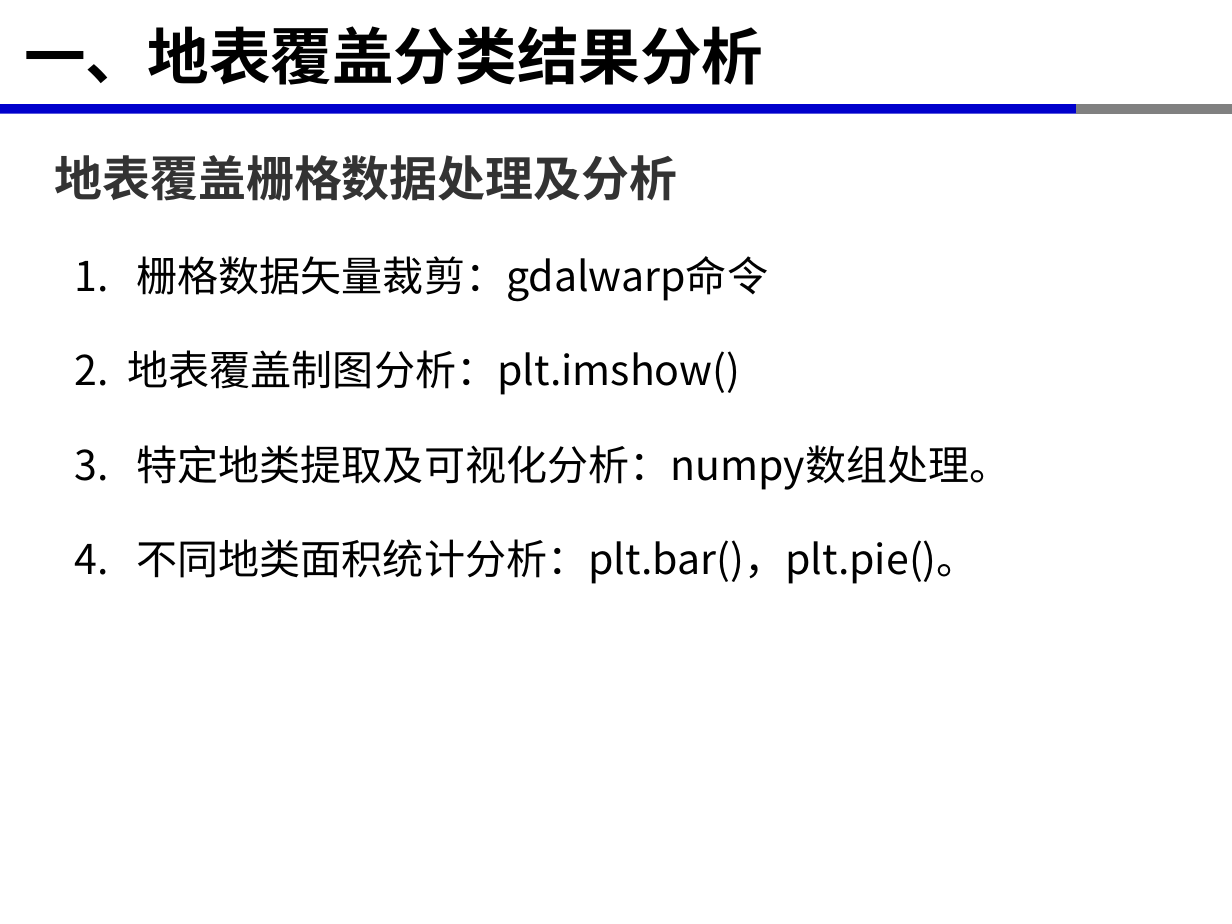
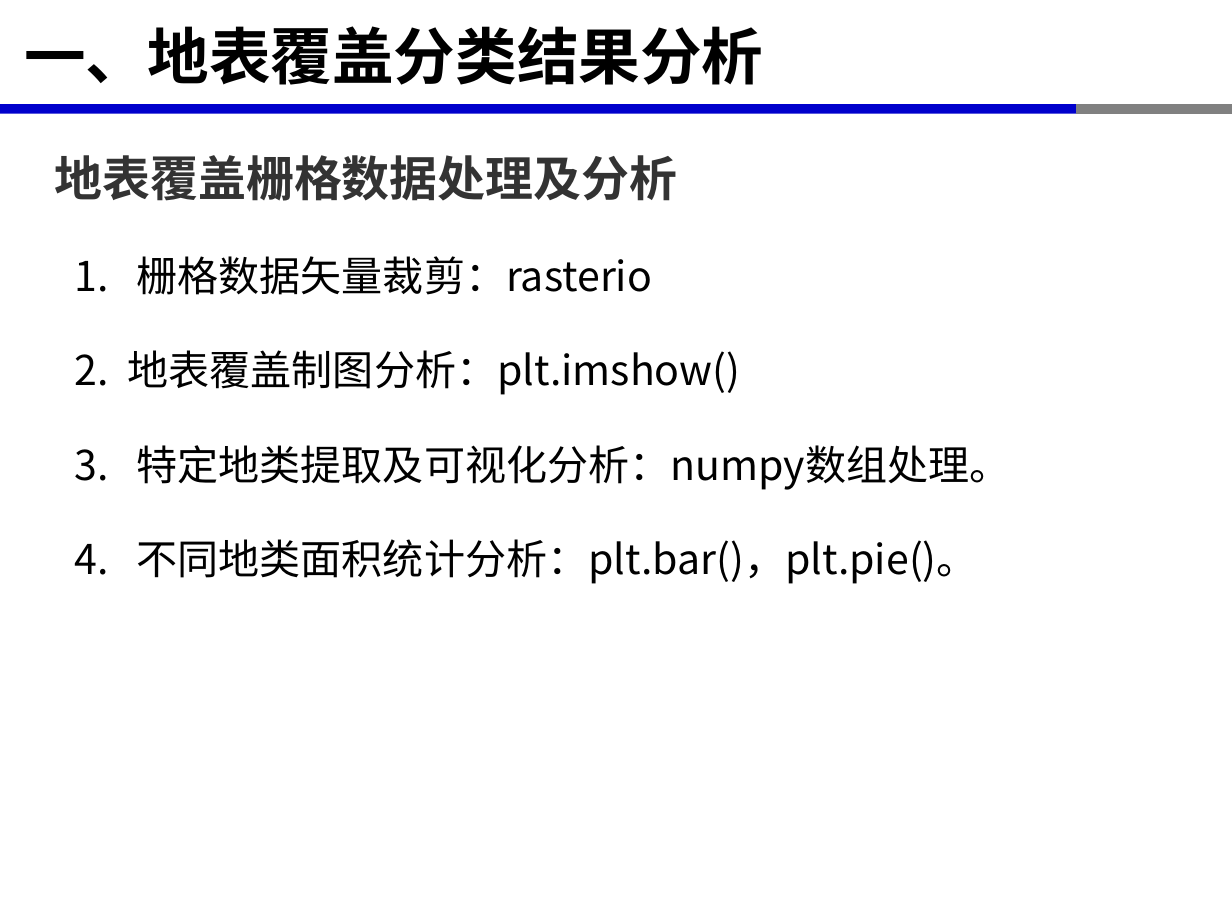
Before and after one commit to xinluo2018/spatial-data-processing, a slide deck: slide 4 of 第6章-栅格数据处理及分析/第3节-栅格数据分析.pptx (slide 7 before the commit). Drawn at 1232x924 pixels with LibreOffice and Linux fonts; fonts in the diff are those of the drawing. Boxes give left, top, right and bottom in pixels: in the first picture for what was removed or moved away, otherwise in the second. Text is boxed around its words. In the diff, an @@ line names an element or a change of style, - is before the commit and + after.

```diff
--- a/第6章-栅格数据处理及分析/第3节-栅格数据分析.pptx
+++ b/第6章-栅格数据处理及分析/第3节-栅格数据分析.pptx
@@ text at (137, 256, 653, 295): text changed @@
-1. 栅格数据矢量裁剪：gdalwarp命令
+1. 栅格数据矢量裁剪：rasterio
```
Also in this commit, not shown: 3 other slides changed, 1 slide added, 7 slides removed, 19 other files.
